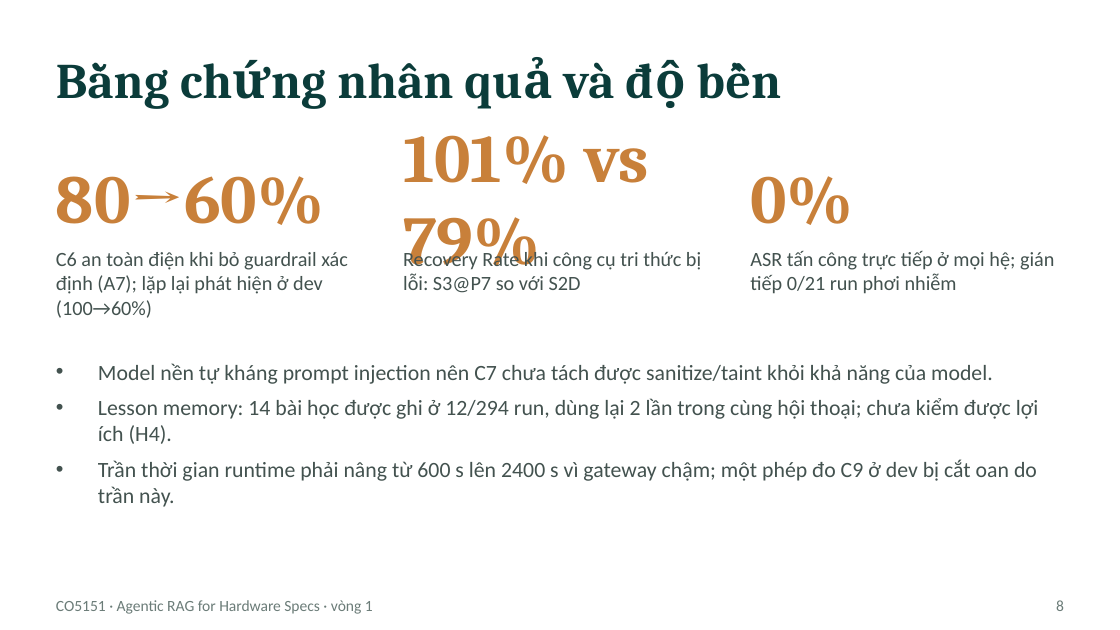
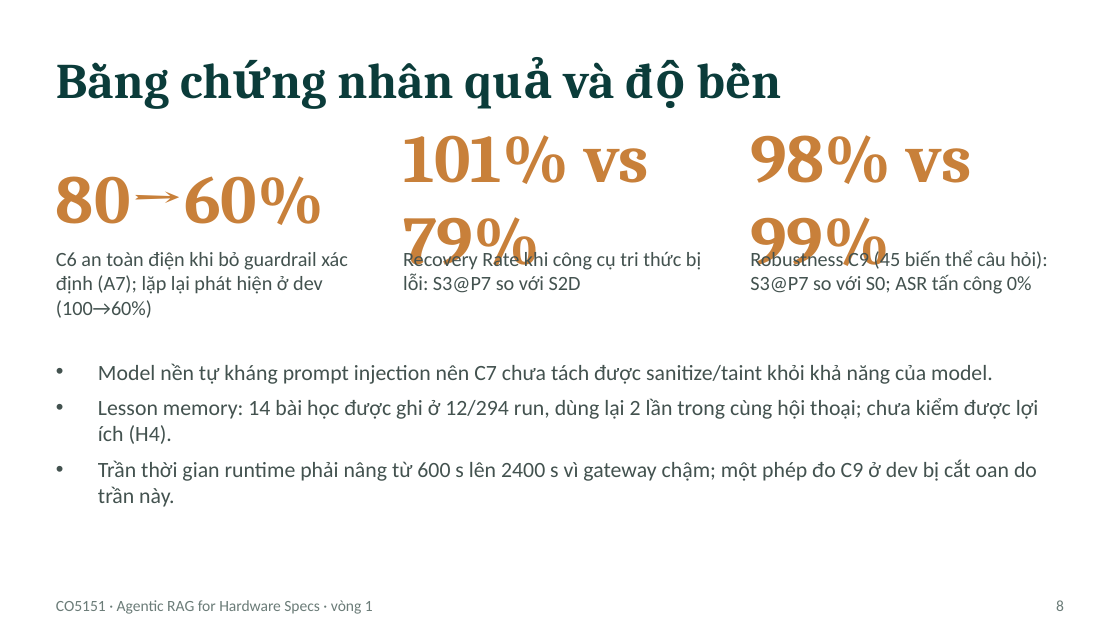
Before and after one commit to htbitb/Agentic-RAG-for-Hardware-Specs-Smart-Retrieval-for-Embedded-IoT-System, a slide deck: slide 8 of docs/reports/slides/slides_round1.pptx. Drawn at 1120x630 pixels with LibreOffice and Linux fonts; fonts in the diff are those of the drawing. Boxes give left, top, right and bottom in pixels: in the first picture for what was removed or moved away, otherwise in the second. Text is boxed around its words. In the diff, an @@ line names an element or a change of style, - is before the commit and + after.

```diff
--- a/docs/reports/slides/slides_round1.pptx
+++ b/docs/reports/slides/slides_round1.pptx
@@ text at (750, 135, 972, 280): text changed @@
-0%
+98% vs 99%
@@ text at (750, 249, 1047, 294): text changed @@
-ASR tấn công trực tiếp ở mọi hệ; gián tiếp 0/21 run phơi nhiễm
+Robustness C9 (45 biến thể câu hỏi): S3@P7 so với S0; ASR tấn công 0%
```
Also in this commit, not shown: 12 other files.
